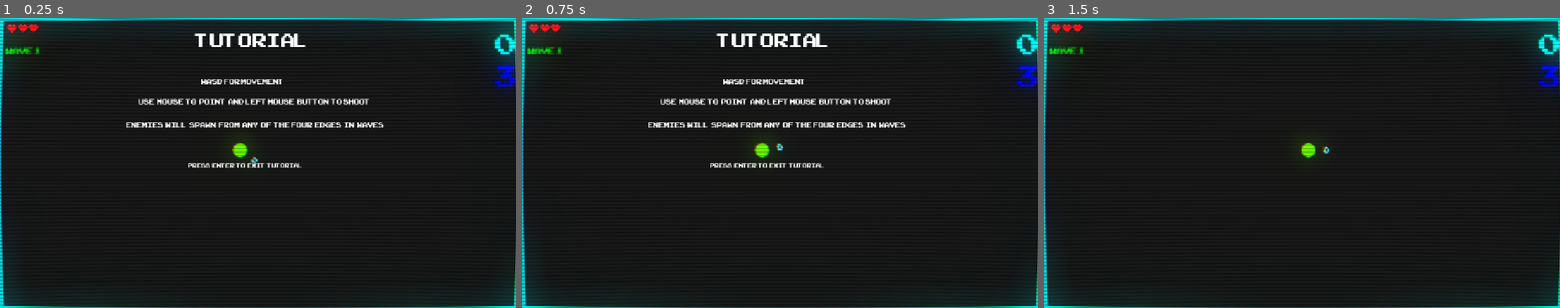
Above: before the commit, frames 1-3 (left to right).
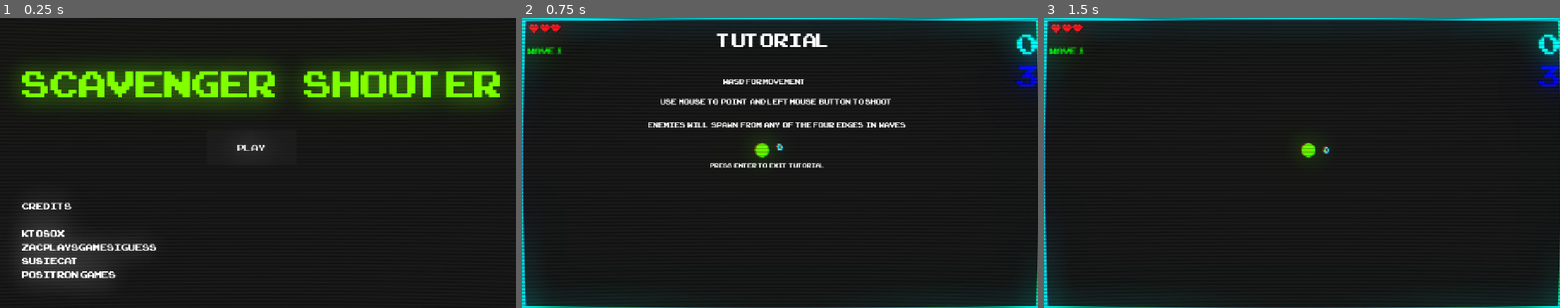
Above: after the commit, the same moments.

Repository: ktosox/GWJ80
Game: Godot game, scene res://level/home.tscn
The game is run twice, just before and just after one commit, with the same random seed, the same clock (stepped at 60 frames per second) and the same inputs. Before the commit the project starts from res://level/test_level.tscn.
Inputs (mouse positions are in pixels of both pictures, inside the frame that each line leads up to):
- Up to frame 1 (0.25 s): no input
- Up to frame 2 (0.75 s): click (774, 148) at 0.5 s, where only the run after the commit has a clickable "Play"
- Up to frame 3 (1.5 s): tap Enter (tutorial_exit) at 1.25 s; move the mouse to (1415, 148) at 1.27 s; press the mouse at (1415, 148) at 1.28 s; hold D (right) from 1.28 s (still down)

The runs differ from the first frame. In frame 1, 20% of the frame differs, in the area x 0-100%, y 0-100%; in frame 2, nothing differs; in frame 3, nothing differs.

Commit message:
home page

Diff:
--- a/Game/UI/game_over.gd
+++ b/Game/UI/game_over.gd
@@ -5,7 +5,7 @@
 func _ready() -> void:
 	get_tree().paused = true
 	animation_player.play("flashing")
-
+	$Label3/AnimationPlayer.play("flashing")
 
 func _on_reset_pressed() -> void:
 	pass
@@ -14,3 +14,5 @@
 	if Input.is_action_just_pressed("up"):
 		get_tree().paused = false
 		get_tree().reload_current_scene()
+	if Input.is_action_just_pressed("down"):
+		get_tree().change_scene_to_file("res://level/home.tscn")
--- a/Game/UI/game_over.tscn
+++ b/Game/UI/game_over.tscn
@@ -69,9 +69,9 @@
 anchor_right = 0.5
 anchor_bottom = 0.5
 offset_left = -210.0
-offset_top = -204.0
+offset_top = -324.0
 offset_right = 1148.0
-offset_bottom = 205.0
+offset_bottom = 85.0
 grow_horizontal = 2
 grow_vertical = 2
 theme_override_colors/font_color = Color(1, 0, 0, 1)
@@ -82,10 +82,10 @@
 
 [node name="Label2" type="Label" parent="."]
 layout_mode = 0
-offset_left = 280.0
-offset_top = 528.0
-offset_right = 1638.0
-offset_bottom = 937.0
+offset_left = 307.0
+offset_top = 447.0
+offset_right = 995.0
+offset_bottom = 528.0
 theme_override_colors/font_color = Color(1, 1, 1, 1)
 theme_override_fonts/font = ExtResource("3_wruqd")
 theme_override_font_sizes/font_size = 75
@@ -96,4 +96,20 @@
 &"": SubResource("AnimationLibrary_fmr02")
 }
 
+[node name="Label3" type="Label" parent="."]
+layout_mode = 0
+offset_left = 141.0
+offset_top = 543.0
+offset_right = 1198.0
+offset_bottom = 624.0
+theme_override_colors/font_color = Color(1, 1, 1, 1)
+theme_override_fonts/font = ExtResource("3_wruqd")
+theme_override_font_sizes/font_size = 75
+text = "press  down  to go  to  main  menu"
+
+[node name="AnimationPlayer" type="AnimationPlayer" parent="Label3"]
+libraries = {
+&"": SubResource("AnimationLibrary_fmr02")
+}
+
 [connection signal="pressed" from="Reset" to="." method="_on_reset_pressed"]
--- a/Game/UI/high_score_label.gd
+++ b/Game/UI/high_score_label.gd
@@ -4,5 +4,4 @@
 
 # Called when the node enters the scene tree for the first time.
 func _ready() -> void:
-	Global.load_game()
 	text = str(Global.high_score) # Replace with function body.
--- /dev/null
+++ b/Game/UI/screen_shader.tscn
@@ -0,0 +1,20 @@
+[gd_scene load_steps=3 format=3 uid="uid://cwlb4xi71bwxx"]
+
+[ext_resource type="Shader" path="res://UI/screen_shader.gdshader" id="1_os65v"]
+
+[sub_resource type="ShaderMaterial" id="ShaderMaterial_kopq5"]
+resource_local_to_scene = true
+shader = ExtResource("1_os65v")
+shader_parameter/scanline_count = 200.0
+shader_parameter/color_offset = Vector3(0.43, -0.62, -0.885)
+shader_parameter/x_scale_rate = 0.325
+shader_parameter/zoom_in = 0.645
+
+[node name="ScreenShader" type="ColorRect"]
+material = SubResource("ShaderMaterial_kopq5")
+anchors_preset = 15
+anchor_right = 1.0
+anchor_bottom = 1.0
+grow_horizontal = 2
+grow_vertical = 2
+mouse_filter = 2
--- a/Game/UI/ui.tscn
+++ b/Game/UI/ui.tscn
@@ -7,8 +7,9 @@
 [ext_resource type="Script" uid="uid://dl1yyqk770ci1" path="res://UI/health_bar.gd" id="5_nm1m0"]
 [ext_resource type="Texture2D" uid="uid://djda02mtoughq" path="res://UI/3_hearts.png" id="7_4fiuh"]
 [ext_resource type="Texture2D" uid="uid://c6whu1ryhn42r" path="res://shapes/fixed square.png" id="7_c7tqi"]
-[ext_resource type="Shader" path="res://UI/screen_shader.gdshader" id="7_cbfhl"]
+[ext_resource type="Shader" uid="uid://dcu3mpmaqkp33" path="res://UI/screen_shader.gdshader" id="7_cbfhl"]
 [ext_resource type="Script" uid="uid://u27fd3rxkx1a" path="res://UI/pick_up_ui.gd" id="8_4fiuh"]
+[ext_resource type="PackedScene" uid="uid://cwlb4xi71bwxx" path="res://UI/screen_shader.tscn" id="9_h81ot"]
 
 [sub_resource type="Environment" id="Environment_c7tqi"]
 background_mode = 3
@@ -137,11 +138,5 @@
 scale = Vector2(0.4, 0.4)
 script = ExtResource("8_4fiuh")
 
-[node name="ScreenShader" type="ColorRect" parent="."]
-material = SubResource("ShaderMaterial_kopq5")
-anchors_preset = 15
-anchor_right = 1.0
-anchor_bottom = 1.0
-grow_horizontal = 2
-grow_vertical = 2
-mouse_filter = 2
+[node name="ScreenShader" parent="." instance=ExtResource("9_h81ot")]
+material = SubResource("ShaderMaterial_6rr40")
--- /dev/null
+++ b/Game/level/home.gd
@@ -0,0 +1,16 @@
+extends Node2D
+
+
+# Called when the node enters the scene tree for the first time.
+func _ready() -> void:
+	Global.load_game()
+
+
+# Called every frame. 'delta' is the elapsed time since the previous frame.
+func _process(delta: float) -> void:
+	pass
+
+
+
+func _on_play_btn_button_down() -> void:
+	get_tree().change_scene_to_file("res://level/test_level.tscn")
--- /dev/null
+++ b/Game/level/home.tscn
@@ -0,0 +1,98 @@
+[gd_scene load_steps=8 format=3 uid="uid://cvu6laxd2jovo"]
+
+[ext_resource type="Script" uid="uid://pqtmru4m3fvp" path="res://level/home.gd" id="1_8xs47"]
+[ext_resource type="PackedScene" uid="uid://cwlb4xi71bwxx" path="res://UI/screen_shader.tscn" id="1_qhqtf"]
+[ext_resource type="Shader" uid="uid://dcu3mpmaqkp33" path="res://UI/screen_shader.gdshader" id="2_g5ubw"]
+[ext_resource type="Texture2D" uid="uid://c6whu1ryhn42r" path="res://shapes/fixed square.png" id="3_g5ubw"]
+[ext_resource type="FontFile" uid="uid://kia36owq73kx" path="res://ARCADECLASSIC.TTF" id="4_0faah"]
+
+[sub_resource type="Environment" id="Environment_0faah"]
+background_mode = 3
+background_canvas_max_layer = 1
+glow_enabled = true
+glow_intensity = 1.2
+glow_bloom = 0.6
+glow_hdr_threshold = 0.8
+glow_hdr_scale = 4.0
+
+[sub_resource type="ShaderMaterial" id="ShaderMaterial_8xs47"]
+resource_local_to_scene = true
+shader = ExtResource("2_g5ubw")
+shader_parameter/scanline_count = 200.0
+shader_parameter/color_offset = Vector3(0.43, -0.62, -0.885)
+shader_parameter/x_scale_rate = 0.325
+shader_parameter/zoom_in = 0.645
+
+[node name="home" type="Node2D"]
+script = ExtResource("1_8xs47")
+
+[node name="WorldEnvironment" type="WorldEnvironment" parent="."]
+environment = SubResource("Environment_0faah")
+
+[node name="ScreenShader" parent="." instance=ExtResource("1_qhqtf")]
+material = SubResource("ShaderMaterial_8xs47")
+offset_right = 1280.0
+offset_bottom = 720.0
+
+[node name="FixedSquare" type="Sprite2D" parent="."]
+self_modulate = Color(0.0768358, 0.0768358, 0.0768358, 1)
+z_index = -10
+position = Vector2(630, 361)
+scale = Vector2(1.338, 0.756)
+texture = ExtResource("3_g5ubw")
+
+[node name="Title" type="RichTextLabel" parent="."]
+anchors_preset = 5
+anchor_left = 0.5
+anchor_right = 0.5
+offset_left = 54.0
+offset_top = 100.0
+offset_right = 1270.0
+offset_bottom = 231.0
+grow_horizontal = 2
+theme_override_colors/table_border = Color(0.4, 1, 0, 1)
+theme_override_colors/table_even_row_bg = Color(0.4, 1, 0, 1)
+theme_override_colors/table_odd_row_bg = Color(0.4, 1, 0, 1)
+theme_override_colors/default_color = Color(0.4, 1, 0, 1)
+theme_override_colors/font_selected_color = Color(0.4, 1, 0, 1)
+theme_override_colors/font_outline_color = Color(0.4, 1, 0, 1)
+theme_override_fonts/normal_font = ExtResource("4_0faah")
+theme_override_fonts/mono_font = ExtResource("4_0faah")
+theme_override_font_sizes/bold_italics_font_size = 32
+theme_override_font_sizes/italics_font_size = 32
+theme_override_font_sizes/mono_font_size = 32
+theme_override_font_sizes/normal_font_size = 128
+text = "Scavenger    Shooter"
+
+[node name="credits" type="RichTextLabel" parent="."]
+anchors_preset = 5
+anchor_left = 0.5
+anchor_right = 0.5
+offset_left = 54.0
+offset_top = 449.0
+offset_right = 461.0
+offset_bottom = 660.0
+grow_horizontal = 2
+theme_override_fonts/normal_font = ExtResource("4_0faah")
+theme_override_fonts/mono_font = ExtResource("4_0faah")
+theme_override_font_sizes/bold_italics_font_size = 32
+theme_override_font_sizes/italics_font_size = 32
+theme_override_font_sizes/mono_font_size = 32
+theme_override_font_sizes/normal_font_size = 32
+text = "Credits
+
+Ktosox
+zacPlaysGamesIGuess
+SusieCat
+Positron Games"
+
+[node name="play_btn" type="Button" parent="."]
+offset_left = 513.0
+offset_top = 278.0
+offset_right = 734.0
+offset_bottom = 364.0
+theme_override_fonts/font = ExtResource("4_0faah")
+theme_override_font_sizes/font_size = 32
+text = "Play"
+
+[connection signal="button_down" from="play_btn" to="." method="_on_play_btn_button_down"]
--- a/Game/level/test_level.tscn
+++ b/Game/level/test_level.tscn
@@ -77,7 +77,7 @@
 [node name="FixedSquare" type="Sprite2D" parent="."]
 self_modulate = Color(0.0768358, 0.0768358, 0.0768358, 1)
 z_index = -10
-position = Vector2(547, 293)
+position = Vector2(502, 244)
 scale = Vector2(2.62233, 1.45157)
 texture = ExtResource("5_22gpc")
 
--- a/Game/project.godot
+++ b/Game/project.godot
@@ -11,7 +11,7 @@
 [application]
 
 config/name="GWJ80"
-run/main_scene="uid://dkx7vs2rcxeep"
+run/main_scene="uid://cvu6laxd2jovo"
 config/features=PackedStringArray("4.4", "GL Compatibility")
 config/icon="res://icon.svg"
 
Not shown: 2 places in Game/UI/ui.tscn that only renumber resources
Not shown, added: Game/level/home.gd.uid
